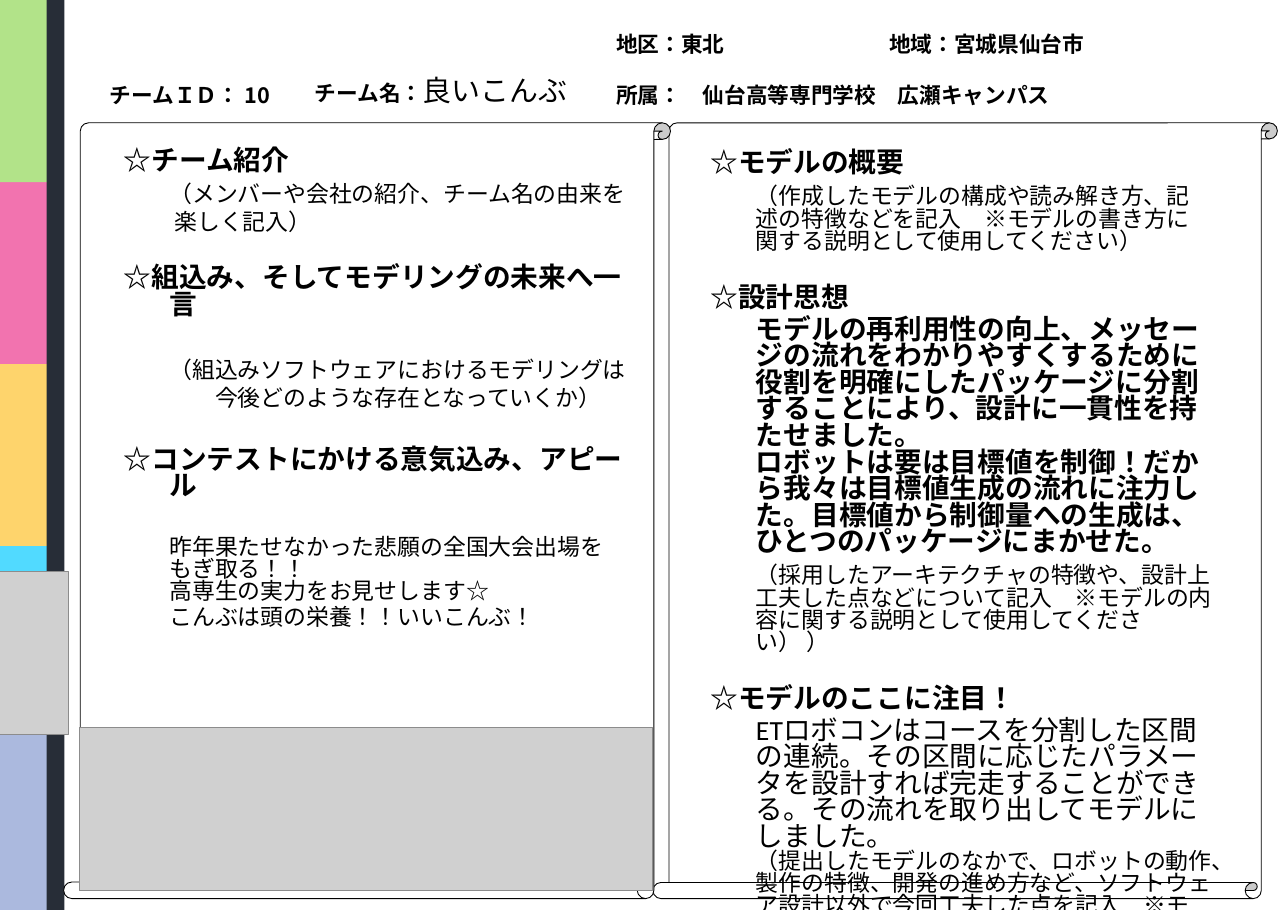
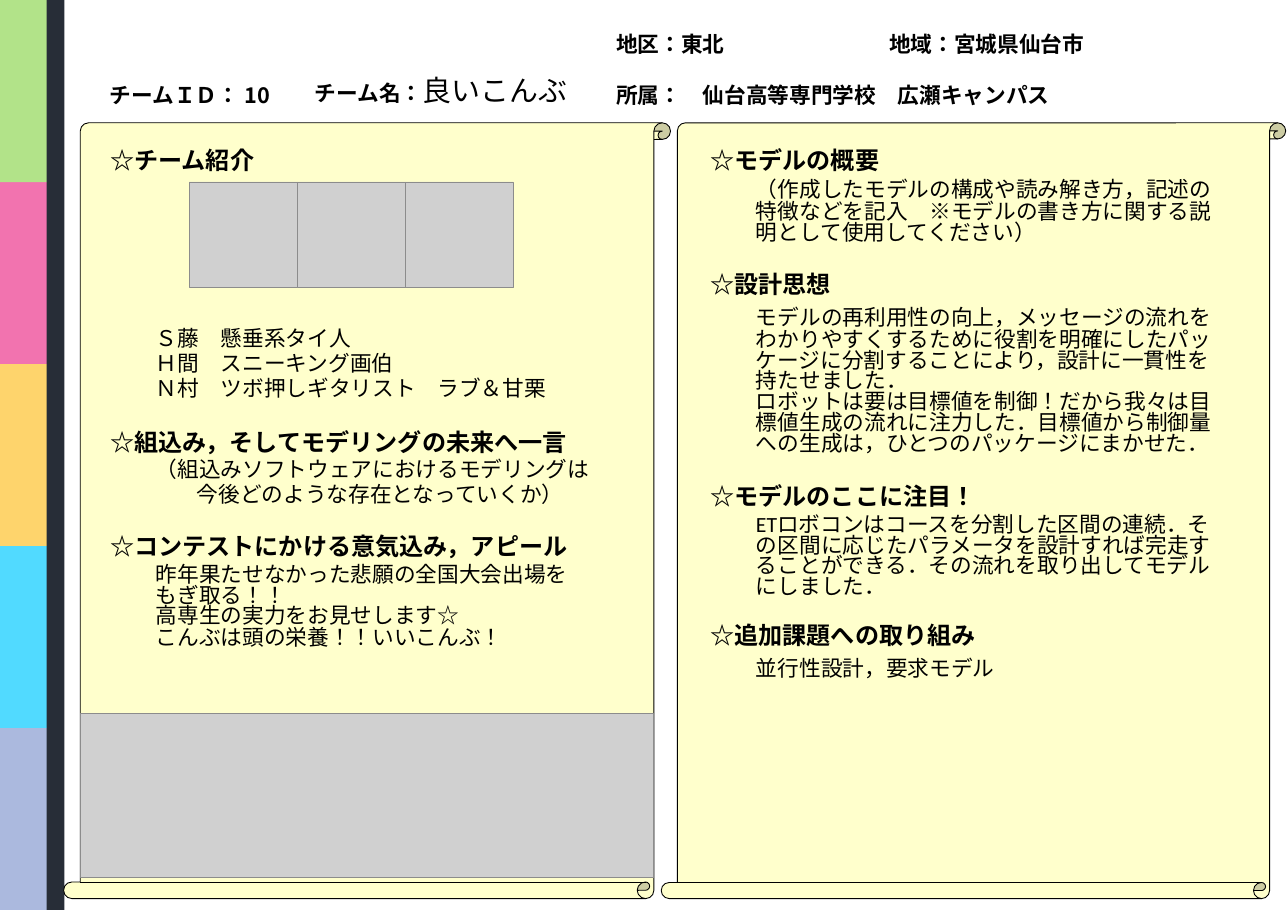
Before and after one commit to class-snct-rikitakelab/e-konbu2012, a slide deck: slide 1 of models/モデルシート HOMMA.pptx. Drawn at 1288x910 pixels with LibreOffice and Linux fonts; fonts in the diff are those of the drawing; grey boxes stand for pictures; background and template pictures are left out. Boxes give left, top, right and bottom in pixels: in the first picture for what was removed or moved away, otherwise in the second. Text is boxed around its words. In the diff, an @@ line names an element or a change of style, - is before the commit and + after.

```diff
--- a/models/モデルシート HOMMA.pptx
+++ b/models/モデルシート HOMMA.pptx
@@ text added at (221, 84, 1211, 373), 18 pt, text #000000, bold @@
+所属： 仙台高等専門学校 広瀬キャンパス
@@ text removed at (616, 84, 1210, 774) @@
-所属： 仙台高等専門学校 広瀬キャンパス
@@ vertical scroll removed at (63, 123, 670, 899) @@
@@ vertical scroll added at (63, 123, 670, 899), fill #FFFFCC, outline #000000 0.75 pt @@
@@ text "☆チーム紹介": place and size @@
-text "☆チーム紹介" at (124, 146, 625, 627)
+text "☆チーム紹介" at (110, 148, 589, 647)
@@ text at (110, 148, 589, 504): size 23 to 20 pt in "☆チーム紹介"; size 19 to 18 pt in "（組込みソフトウェアにおけるモデリングは", "今後どのような存在となっていくか）" @@
@@ vertical scroll removed at (653, 123, 1277, 899) @@
@@ vertical scroll added at (661, 123, 1285, 899), fill #FFFFCC, outline #000000 0.75 pt @@
@@ text at (710, 148, 975, 647): size 23 to 20 pt in "☆モデルの概要", "☆設計思想", "☆モデルのここに注目！", "☆追加課題への取り組み" @@
@@ text at (756, 178, 1211, 242): text changed; size 19 to 18 pt @@
-（作成したモデルの構成や読み解き方、記述の特徴などを記入 ※モデルの書き方に関する説明として使用してください）
+（作成したモデルの構成や読み解き方，記述の特徴などを記入 ※モデルの書き方に関する説明として使用してください）
@@ picture added at (189, 182, 297, 288) @@
@@ picture added at (297, 182, 406, 288) @@
@@ picture added at (405, 182, 513, 288) @@
@@ text at (110, 327, 567, 454): text changed; size 19 to 18 pt @@
-（メンバーや会社の紹介、チーム名の由来を
-楽しく記入）
-☆組込み、そしてモデリングの未来へ一言
+Ｓ藤 懸垂系タイ人
+Ｈ間 スニーキング画伯
+Ｎ村 ツボ押しギタリスト ラブ＆甘栗
+☆組込み，そしてモデリングの未来へ一言
@@ text at (756, 306, 1211, 453): text changed; size 23 to 18 pt; bold off @@
-モデルの再利用性の向上、メッセージの流れをわかりやすくするために役割を明確にしたパッケージに分割することにより、設計に一貫性を持たせました。
-ロボットは要は目標値を制御！だから我々は目標値生成の流れに注力した。目標値から制御量への生成は、ひとつのパッケージにまかせた。
-（採用したアーキテクチャの特徴や、設計上工夫した点などについて記入 ※モデルの内容に関する説明として使用してください） ）
+モデルの再利用性の向上，メッセージの流れをわかりやすくするために役割を明確にしたパッケージに分割することにより，設計に一貫性を持たせました．
+ロボットは要は目標値を制御！だから我々は目標値生成の流れに注力した．目標値から制御量への生成は，ひとつのパッケージにまかせた．
@@ text at (110, 534, 568, 647): text changed; size 19 to 18 pt; font Calibri to Noto Sans CJK JP @@
-☆コンテストにかける意気込み、アピール
-昨年果たせなかった悲願の全国大会出場を
-もぎ取る！！
-高専生の実力をお見せします☆
-こんぶは頭の栄養！！いいこんぶ！
+☆コンテストにかける意気込み，アピール
+昨年果たせなかった悲願の全国大会出場を
+もぎ取る！！
+高専生の実力をお見せします☆
+こんぶは頭の栄養！！いいこんぶ！
@@ text at (756, 514, 1211, 595): text changed; size 19 to 18 pt @@
-ETロボコンはコースを分割した区間の連続。その区間に応じたパラメータを設計すれば完走することができる。その流れを取り出してモデルにしました。
-（提出したモデルのなかで、ロボットの動作、製作の特徴、開発の進め方など、ソフトウェア設計以外で今回工夫した点を記入 ※モデルの概要や設計思想で書ききれない内容についての説明としてお使いください）
+ETロボコンはコースを分割した区間の連続．その区間に応じたパラメータを設計すれば完走することができる．その流れを取り出してモデルにしました．
@@ picture removed at (0, 572, 68, 735) @@
@@ text at (756, 657, 994, 678): text changed; size 19 to 18 pt @@
-並行性設計、要求モデル（取り組みの有無、有の場合は、その概要を記入）
+並行性設計，要求モデル
@@ picture: place and size @@
-picture at (79, 727, 653, 891)
+picture at (80, 714, 654, 878)
```
Also in this commit, not shown: 5 other slides changed, 5 other files.
